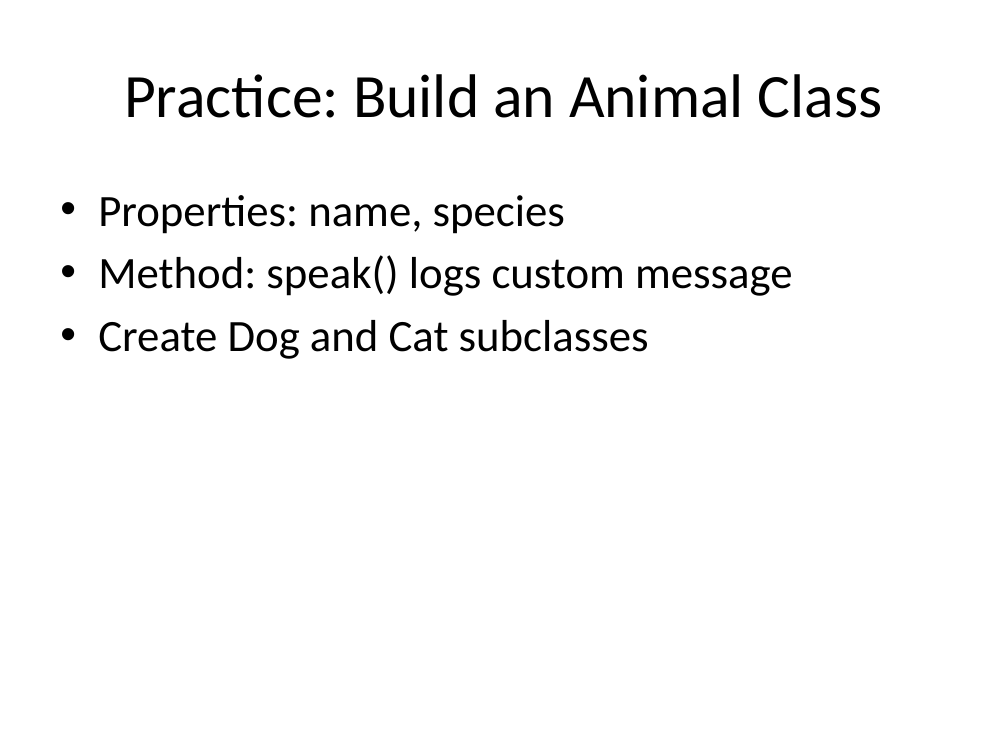
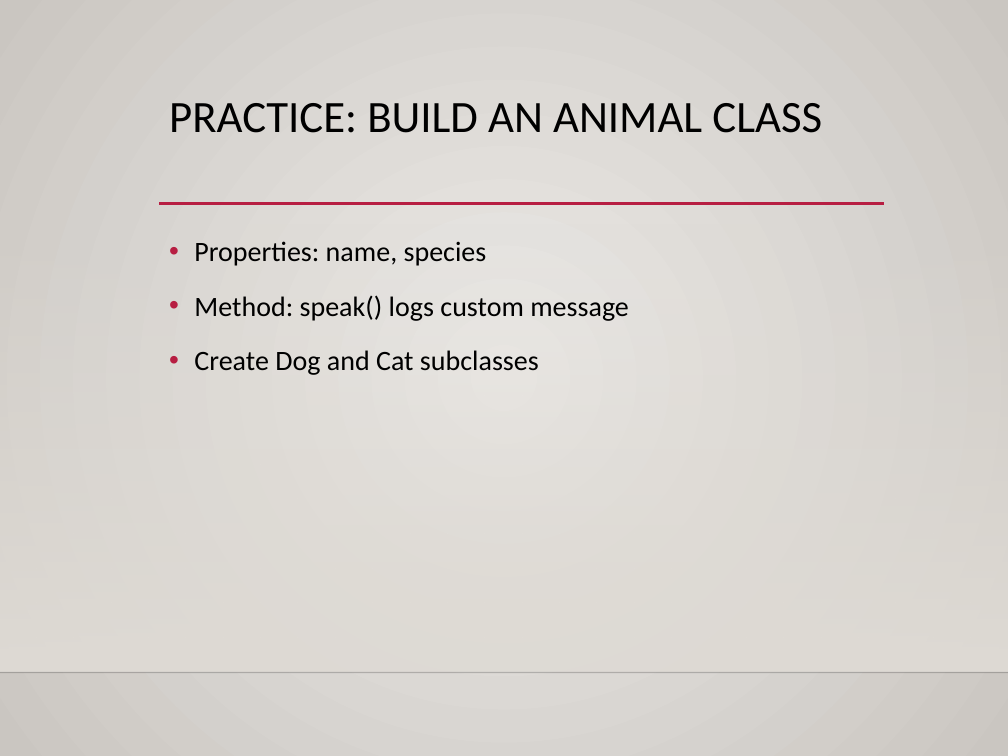
Before and after one commit to dtarvin/JavaScript-Class, a slide deck: slide 17 of slides for class/JS_Week4_Slides.pptx. Drawn at 1008x756 pixels with LibreOffice and Linux fonts; fonts in the diff are those of the drawing; background and template pictures are left out. Boxes give left, top, right and bottom in pixels: in the first picture for what was removed or moved away, otherwise in the second. Text is boxed around its words. In the diff, an @@ line names an element or a change of style, - is before the commit and + after.

Commit message:
formatting slides and editing slides

```diff
--- a/slides for class/JS_Week4_Slides.pptx
+++ b/slides for class/JS_Week4_Slides.pptx
@@ background #FFFFFF to gradient #ECEAE7 to #CAC7C1 @@
@@ title "PRACTICE: BUILD AN ANIMAL CLASS" at box(169, 103, 822, 133): vertical alignment middle to top @@
@@ title at box(169, 103, 822, 133): text changed; size 44 to 32 pt @@
-Practice: Build an Animal Class
+PRACTICE: BUILD AN ANIMAL CLASS
@@ line added from (159, 204) to (884, 204), #B71E42 2.5 pt @@
@@ rectangle added at box(0, 222, 1008, 671), fill gradient #DFDBD5 @@
@@ text "Properties: name, species": place and size @@
-text "Properties: name, species" at box(98, 195, 793, 359)
+text "Properties: name, species" at box(194, 241, 629, 375)
@@ text "Properties: name, species" at box(194, 241, 629, 375): size 32 to 20 pt; indent changed; line spacing 1 to 1.2; more space between paragraphs @@
@@ line added from (0, 672) to (1008, 672), #000001 1 pt @@
```
Also in this commit, not shown: 18 other slides changed, 28 other files.
